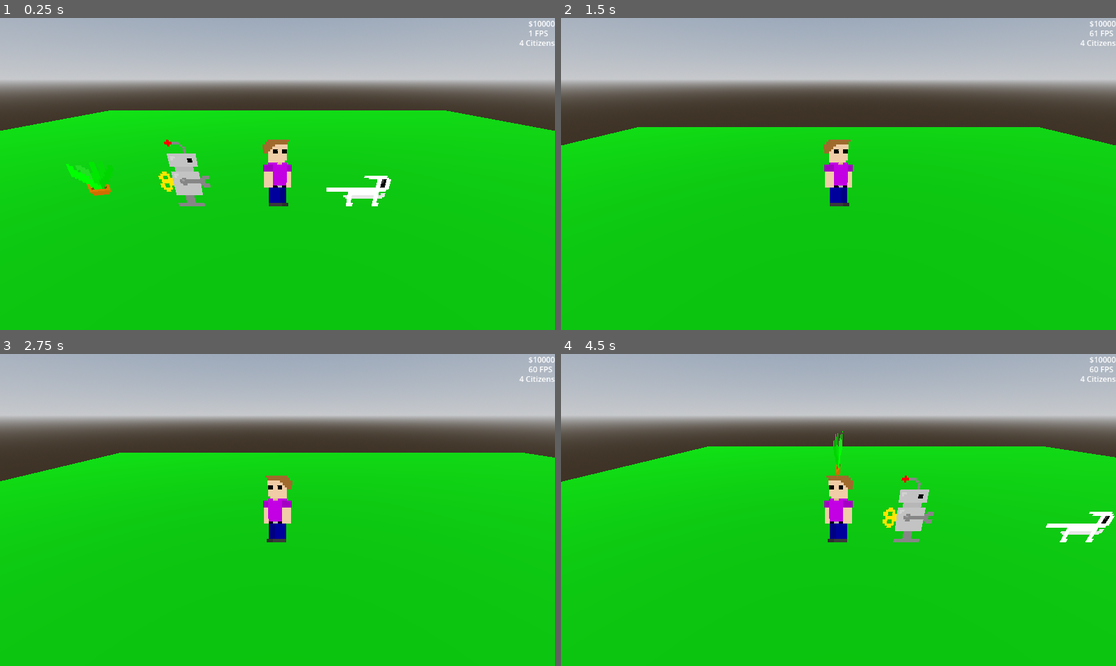
Above: before the commit, frames 1-4 (two rows, left to right).
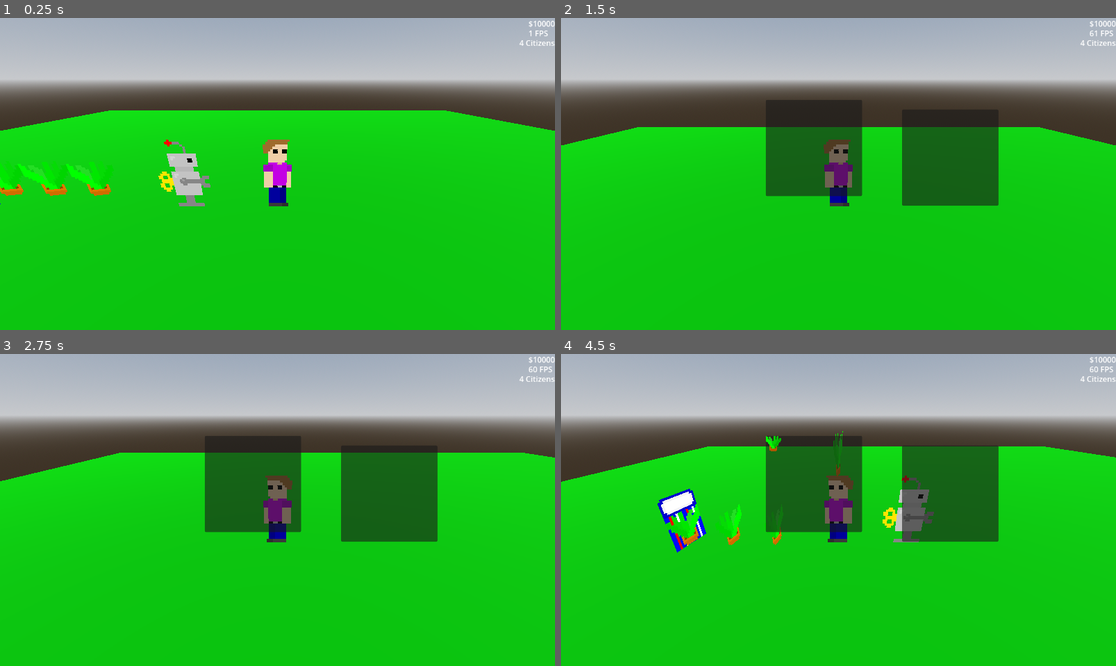
Above: after the commit, the same moments.

Repository: Jcodefox/ProjectCommonGround
Game: Godot game, scene res://scenes/world_3d.tscn
Same seed, same stepped clock (60 frames per second), same inputs: the game is played once before the commit and once after it.
Inputs (mouse positions are in pixels of both pictures, inside the frame that each line leads up to):
- Up to frame 1 (0.25 s): no input
- Up to frame 2 (1.5 s): move the mouse to (810, 236) at 0.52 s; hold W (up) 0.53-1.25 s; tap E (interact) at 0.6 s; click (810, 236) at 0.67 s; tap Space (jump) at 0.77 s; tap Q (drop, bound only after the commit) at 0.8 s; drag from (1005, 220) to (810, 236) at 1.27 s
- Up to frame 3 (2.75 s): tap Enter at 2 s; move the mouse to (111, 463) at 2.02 s; hold A (left) from 2.03 s (still down); right-click (111, 463) at 2.1 s; click (111, 463) at 2.17 s; tap Q (drop, bound only after the commit) at 2.3 s
- Up to frame 4 (4.5 s): release A (left) at 2.75 s; drag from (866, 510) to (672, 463) at 2.77 s; tap Space (jump) at 3.5, 3.77 s; move the mouse to (755, 432) at 3.52 s; hold S (down) 3.53-4.25 s; tap Mouse wheel down (scroll_down) at 3.6 s; click (755, 432) at 3.67 s; tap Q (drop, bound only after the commit) at 3.8 s; drag from (960, 494) to (755, 432) at 4.27 s

The runs differ from the first frame. In frame 1, 0.8% of the frame differs, in the area x 0-71%, y 46-61%; in frame 2, 8.5%; in frame 3, 9.6%; in frame 4, 12%, in the area x 17-100%, y 26-64%.

Commit message:
Added inventory

Diff:
--- /dev/null
+++ b/prefabs/citizen.tscn
@@ -0,0 +1,38 @@
+[gd_scene load_steps=5 format=3 uid="uid://r0fv0hwrfavt"]
+
+[ext_resource type="Texture2D" uid="uid://b5pf1viibjqmx" path="res://sprites/citizens.png" id="1_hja11"]
+
+[sub_resource type="CapsuleShape3D" id="CapsuleShape3D_m0r6p"]
+radius = 0.3
+height = 1.6
+
+[sub_resource type="Gradient" id="Gradient_af7ti"]
+interpolation_mode = 1
+colors = PackedColorArray(0, 0, 0, 1, 0, 0, 0, 0)
+
+[sub_resource type="GradientTexture2D" id="GradientTexture2D_5585g"]
+gradient = SubResource("Gradient_af7ti")
+fill = 1
+fill_from = Vector2(0.5, 0.5)
+fill_to = Vector2(0.730769, 0.217949)
+
+[node name="Citizen" type="CharacterBody3D"]
+transform = Transform3D(1, 0, 0, 0, 1, 0, 0, 0, 1, -2, 0.8, 0)
+
+[node name="CollisionShape3D" type="CollisionShape3D" parent="."]
+shape = SubResource("CapsuleShape3D_m0r6p")
+
+[node name="Sprite3D" type="Sprite3D" parent="."]
+pixel_size = 0.05
+billboard = 2
+texture_filter = 0
+texture = ExtResource("1_hja11")
+region_enabled = true
+region_rect = Rect2(0, 32, 32, 32)
+
+[node name="Decal" type="Decal" parent="."]
+transform = Transform3D(1, 0, 0, 0, 1, 0, 0, 0, 1, 0, -1.78835, 0)
+size = Vector3(1, 2, 1)
+texture_albedo = SubResource("GradientTexture2D_5585g")
+upper_fade = 0.01
+cull_mask = 2
--- a/prefabs/player.tscn
+++ b/prefabs/player.tscn
@@ -1,7 +1,9 @@
-[gd_scene load_steps=7 format=3 uid="uid://dudyb8hofm2c2"]
+[gd_scene load_steps=9 format=3 uid="uid://dudyb8hofm2c2"]
 
 [ext_resource type="Script" path="res://scripts/player_3d.gd" id="1_e1gcc"]
+[ext_resource type="PackedScene" uid="uid://dtjjpohnjxhcc" path="res://prefabs/world_item.tscn" id="2_adt18"]
 [ext_resource type="Texture2D" uid="uid://b5pf1viibjqmx" path="res://sprites/citizens.png" id="2_qvo8u"]
+[ext_resource type="Script" path="res://scripts/inventory.gd" id="3_311vl"]
 
 [sub_resource type="CapsuleShape3D" id="CapsuleShape3D_m0r6p"]
 radius = 0.3
@@ -23,6 +25,7 @@
 [node name="Player" type="CharacterBody3D"]
 transform = Transform3D(1, 0, 0, 0, 1, 0, 0, 0, 1, 0, 0.801646, 0)
 script = ExtResource("1_e1gcc")
+world_item_prefab = ExtResource("2_adt18")
 
 [node name="CollisionShape3D" type="CollisionShape3D" parent="."]
 shape = SubResource("CapsuleShape3D_m0r6p")
@@ -52,3 +55,6 @@
 
 [node name="CollisionShape3D" type="CollisionShape3D" parent="ItemCollector"]
 shape = SubResource("BoxShape3D_kwuec")
+
+[node name="Inventory" type="Node" parent="."]
+script = ExtResource("3_311vl")
--- /dev/null
+++ b/prefabs/world_item.tscn
@@ -0,0 +1,44 @@
+[gd_scene load_steps=6 format=3 uid="uid://dtjjpohnjxhcc"]
+
+[ext_resource type="Script" path="res://scripts/floating.gd" id="1_dqigl"]
+[ext_resource type="Texture2D" uid="uid://oo2phbyljlvu" path="res://sprites/potted_plant.png" id="2_4od0v"]
+
+[sub_resource type="CapsuleShape3D" id="CapsuleShape3D_ippaq"]
+radius = 0.2
+height = 0.8
+
+[sub_resource type="Gradient" id="Gradient_af7ti"]
+interpolation_mode = 1
+colors = PackedColorArray(0, 0, 0, 1, 0, 0, 0, 0)
+
+[sub_resource type="GradientTexture2D" id="GradientTexture2D_5585g"]
+gradient = SubResource("Gradient_af7ti")
+fill = 1
+fill_from = Vector2(0.5, 0.5)
+fill_to = Vector2(0.730769, 0.217949)
+
+[node name="Item" type="Area3D" groups=["item"]]
+transform = Transform3D(1, 0, 0, 0, 1, 0, 0, 0, 1, -4, 0.4, 0)
+monitoring = false
+script = ExtResource("1_dqigl")
+metadata/item_type = "Plant"
+
+[node name="CollisionShape3D" type="CollisionShape3D" parent="."]
+transform = Transform3D(1, 0, 0, 0, 1, 0, 0, 0, 1, 0, 0.4, 0)
+shape = SubResource("CapsuleShape3D_ippaq")
+
+[node name="Sprite3D" type="Sprite3D" parent="."]
+transform = Transform3D(1, 0, 0, 0, 1, 0, 0, 0, 1, 0, 0.4, 0)
+pixel_size = 0.05
+texture_filter = 0
+texture = ExtResource("2_4od0v")
+
+[node name="Shadow" type="Decal" parent="."]
+transform = Transform3D(1, 0, 0, 0, 1, 0, 0, 0, 1, 0, -1.38835, 0)
+size = Vector3(1, 2, 1)
+texture_albedo = SubResource("GradientTexture2D_5585g")
+upper_fade = 0.01
+cull_mask = 2
+
+[node name="NoGrabCooldown" type="Timer" parent="."]
+one_shot = true
--- a/project.godot
+++ b/project.godot
@@ -18,6 +18,10 @@
 [autoload]
 
 GlobalData="*res://scripts/global_data.gd"
+
+[editor]
+
+movie_writer/movie_file="/home/fox/Videos/PCG_Recordings/recording.avi"
 
 [input]
 
@@ -81,6 +85,11 @@
 "events": [Object(InputEventMouseButton,"resource_local_to_scene":false,"resource_name":"","device":-1,"window_id":0,"a …(253 unchanged characters)…
 ]
 }
+drop={
+"deadzone": 0.5,
+"events": [Object(InputEventKey,"resource_local_to_scene":false,"resource_name":"","device":-1,"window_id":0,"alt_pressed":false,"shift_pressed":false,"ctrl_pressed":false,"meta_pressed":false,"pressed":false,"keycode":0,"physical_keycode":81,"key_label":0,"unicode":113,"echo":false,"script":null)
+]
+}
 
 [input_devices]
 
--- a/scenes/world_3d.tscn
+++ b/scenes/world_3d.tscn
@@ -1,10 +1,12 @@
 [gd_scene load_steps=15 format=3 uid="uid://dfnfokxxf00en"]
 
 [ext_resource type="PackedScene" uid="uid://dudyb8hofm2c2" path="res://prefabs/player.tscn" id="1_egv2e"]
-[ext_resource type="Texture2D" uid="uid://b5pf1viibjqmx" path="res://sprites/citizens.png" id="1_nyyci"]
-[ext_resource type="Texture2D" uid="uid://oo2phbyljlvu" path="res://sprites/potted_plant.png" id="3_3g480"]
+[ext_resource type="Script" path="res://scripts/inventory_ui.gd" id="1_tfvwa"]
+[ext_resource type="Script" path="res://scripts/inventory.gd" id="2_7o0hy"]
+[ext_resource type="PackedScene" uid="uid://r0fv0hwrfavt" path="res://prefabs/citizen.tscn" id="2_vitnh"]
 [ext_resource type="Script" path="res://scripts/floating.gd" id="3_ce36q"]
-[ext_resource type="Script" path="res://scripts/inventory.gd" id="5_lydaw"]
+[ext_resource type="PackedScene" uid="uid://dtjjpohnjxhcc" path="res://prefabs/world_item.tscn" id="3_o6r5j"]
+[ext_resource type="Texture2D" uid="uid://c3atiljwdgtjf" path="res://sprites/bed.png" id="6_thw7v"]
 
 [sub_resource type="ProceduralSkyMaterial" id="ProceduralSkyMaterial_p4etx"]
 sky_horizon_color = Color(0.64625, 0.65575, 0.67075, 1)
@@ -24,7 +26,9 @@
 albedo_color = Color(0, 0.384314, 0, 1)
 metallic_specular = 0.25
 
-[sub_resource type="SphereShape3D" id="SphereShape3D_3hi80"]
+[sub_resource type="CapsuleShape3D" id="CapsuleShape3D_ippaq"]
+radius = 0.2
+height = 0.8
 
 [sub_resource type="Gradient" id="Gradient_af7ti"]
 interpolation_mode = 1
@@ -36,32 +40,7 @@
 fill_from = Vector2(0.5, 0.5)
 fill_to = Vector2(0.730769, 0.217949)
 
-[sub_resource type="CapsuleShape3D" id="CapsuleShape3D_m0r6p"]
-radius = 0.3
-height = 1.6
-
-[sub_resource type="CapsuleShape3D" id="CapsuleShape3D_ippaq"]
-radius = 0.2
-height = 0.8
-
 [node name="Node3D" type="Node3D"]
-
-[node name="WorldEnvironment" type="WorldEnvironment" parent="."]
-environment = SubResource("Environment_6hmly")
-
-[node name="DirectionalLight3D" type="DirectionalLight3D" parent="."]
-transform = Transform3D(0.837902, -0.472695, 0.272909, 1.47563e-08, 0.499998, 0.866027, -0.545821, -0.725645, 0.418949, 0, 0, 0)
-shadow_enabled = true
-shadow_opacity = 0.9
-
-[node name="CSGBox3D" type="CSGBox3D" parent="."]
-transform = Transform3D(1, 0, 0, 0, 1, 0, 0, 0, 1, 0, -0.5, 0)
-layers = 3
-use_collision = true
-collision_layer = 3
-collision_mask = 3
-size = Vector3(32, 1, 32)
-material = SubResource("StandardMaterial3D_lxt0f")
 
 [node name="CanvasLayer" type="CanvasLayer" parent="."]
 
@@ -149,76 +128,91 @@
 visible = false
 layout_mode = 2
 
+[node name="InventoryUI" type="CanvasLayer" parent="."]
+visible = false
+
+[node name="PanelContainer" type="PanelContainer" parent="InventoryUI"]
+custom_minimum_size = Vector2(200, 200)
+offset_left = 425.0
+offset_top = 170.0
+offset_right = 425.0
+offset_bottom = 170.0
+
+[node name="InventoryUI" type="GridContainer" parent="InventoryUI/PanelContainer"]
+layout_mode = 2
+columns = 8
+script = ExtResource("1_tfvwa")
+
+[node name="PanelContainer2" type="PanelContainer" parent="InventoryUI"]
+custom_minimum_size = Vector2(200, 200)
+offset_left = 708.0
+offset_top = 190.0
+offset_right = 908.0
+offset_bottom = 390.0
+
+[node name="InventoryUI" type="GridContainer" parent="InventoryUI/PanelContainer2"]
+layout_mode = 2
+columns = 8
+script = ExtResource("1_tfvwa")
+
+[node name="Inventory" type="Node" parent="InventoryUI" node_paths=PackedStringArray("attached_ui")]
+script = ExtResource("2_7o0hy")
+attached_ui = NodePath("../PanelContainer2/InventoryUI")
+
+[node name="WorldEnvironment" type="WorldEnvironment" parent="."]
+environment = SubResource("Environment_6hmly")
+
+[node name="DirectionalLight3D" type="DirectionalLight3D" parent="."]
+transform = Transform3D(0.837902, -0.472695, 0.272909, 1.47563e-08, 0.499998, 0.866027, -0.545821, -0.725645, 0.418949, 0, 0, 0)
+shadow_enabled = true
+shadow_opacity = 0.9
+
+[node name="CSGBox3D" type="CSGBox3D" parent="."]
+transform = Transform3D(1, 0, 0, 0, 1, 0, 0, 0, 1, 0, -0.5, 0)
+layers = 3
+use_collision = true
+collision_layer = 3
+collision_mask = 3
+size = Vector3(32, 1, 32)
+material = SubResource("StandardMaterial3D_lxt0f")
+
 [node name="Player" parent="." instance=ExtResource("1_egv2e")]
 
-[node name="CharacterBody3D2" type="CharacterBody3D" parent="."]
-transform = Transform3D(1, 0, 0, 0, 1, 0, 0, 0, 1, 2, 0.8, 0)
-
-[node name="CollisionShape3D" type="CollisionShape3D" parent="CharacterBody3D2"]
-transform = Transform3D(1, 0, 0, 0, 1, 0, 0, 0, 1, 0, -0.3, 0)
-shape = SubResource("SphereShape3D_3hi80")
-
-[node name="Sprite3D" type="Sprite3D" parent="CharacterBody3D2"]
-transform = Transform3D(1, 0, 0, 0, 1, 0, 0, 0, 1, -0.2, 0, 0)
-pixel_size = 0.05
-billboard = 2
-texture_filter = 0
-texture = ExtResource("1_nyyci")
-region_enabled = true
-region_rect = Rect2(32, 32, 32, 32)
-
-[node name="Decal" type="Decal" parent="CharacterBody3D2"]
-transform = Transform3D(1, 0, 0, 0, 1, 0, 0, 0, 1, 0, -1.78835, 0)
-size = Vector3(1, 2, 1)
-texture_albedo = SubResource("GradientTexture2D_5585g")
-upper_fade = 0.01
-cull_mask = 2
-
-[node name="CharacterBody3D3" type="CharacterBody3D" parent="."]
-transform = Transform3D(1, 0, 0, 0, 1, 0, 0, 0, 1, -2, 0.8, 0)
-
-[node name="CollisionShape3D" type="CollisionShape3D" parent="CharacterBody3D3"]
-shape = SubResource("CapsuleShape3D_m0r6p")
-
-[node name="Sprite3D" type="Sprite3D" parent="CharacterBody3D3"]
-pixel_size = 0.05
-billboard = 2
-texture_filter = 0
-texture = ExtResource("1_nyyci")
-region_enabled = true
-region_rect = Rect2(0, 32, 32, 32)
-
-[node name="Decal" type="Decal" parent="CharacterBody3D3"]
-transform = Transform3D(1, 0, 0, 0, 1, 0, 0, 0, 1, 0, -1.78835, 0)
-size = Vector3(1, 2, 1)
-texture_albedo = SubResource("GradientTexture2D_5585g")
-upper_fade = 0.01
-cull_mask = 2
-
-[node name="Plant" type="Area3D" parent="." groups=["item"]]
-transform = Transform3D(1, 0, 0, 0, 1, 0, 0, 0, 1, -4, 0.4, 0)
+[node name="Citizen" parent="." instance=ExtResource("2_vitnh")]
+
+[node name="Plant" parent="." instance=ExtResource("3_o6r5j")]
+
+[node name="Plant2" parent="." instance=ExtResource("3_o6r5j")]
+transform = Transform3D(1, 0, 0, 0, 1, 0, 0, 0, 1, -5, 0.4, 0)
+
+[node name="Plant3" parent="." instance=ExtResource("3_o6r5j")]
+transform = Transform3D(1, 0, 0, 0, 1, 0, 0, 0, 1, -6, 0.4, 0)
+
+[node name="Plant4" parent="." instance=ExtResource("3_o6r5j")]
+transform = Transform3D(1, 0, 0, 0, 1, 0, 0, 0, 1, -7, 0.4, 0)
+
+[node name="Plant5" type="Area3D" parent="." groups=["item"]]
+transform = Transform3D(1, 0, 0, 0, 1, 0, 0, 0, 1, -7, 0.4, 0)
 monitoring = false
 script = ExtResource("3_ce36q")
-
-[node name="CollisionShape3D" type="CollisionShape3D" parent="Plant"]
+metadata/item_type = "Plant"
+
+[node name="CollisionShape3D" type="CollisionShape3D" parent="Plant5"]
 transform = Transform3D(1, 0, 0, 0, 1, 0, 0, 0, 1, 0, 0.4, 0)
 shape = SubResource("CapsuleShape3D_ippaq")
 
-[node name="Sprite3D" type="Sprite3D" parent="Plant"]
+[node name="Sprite3D" type="Sprite3D" parent="Plant5"]
 transform = Transform3D(1, 0, 0, 0, 1, 0, 0, 0, 1, 0, 0.4, 0)
 pixel_size = 0.05
 texture_filter = 0
-texture = ExtResource("3_3g480")
-
-[node name="Shadow" type="Decal" parent="Plant"]
+texture = ExtResource("6_thw7v")
+
+[node name="Shadow" type="Decal" parent="Plant5"]
 transform = Transform3D(1, 0, 0, 0, 1, 0, 0, 0, 1, 0, -1.38835, 0)
 size = Vector3(1, 2, 1)
 texture_albedo = SubResource("GradientTexture2D_5585g")
 upper_fade = 0.01
 cull_mask = 2
 
-[node name="NoGrabCooldown" type="Timer" parent="Plant"]
+[node name="NoGrabCooldown" type="Timer" parent="Plant5"]
 one_shot = true
-
-[node name="Inventory" type="Node" parent="."]
-script = ExtResource("5_lydaw")
--- /dev/null
+++ b/scripts/gui_item.gd
@@ -0,0 +1,23 @@
+extends TextureRect
+
+class_name GUIItem
+
+var parent_inventory: Inventory = null
+var item_data: Inventory.Item = Inventory.Item.new("Item")
+var index: int = -1
+
+func _ready():
+	texture_filter = CanvasItem.TEXTURE_FILTER_NEAREST
+	custom_minimum_size = Vector2(32, 32)
+
+func _get_drag_data(at_position):
+	if item_data:
+		set_drag_preview(duplicate(0))
+		visible = false
+		Input.mouse_mode = Input.MOUSE_MODE_HIDDEN
+	return self
+
+func _notification(what: int):
+	if what == NOTIFICATION_DRAG_END:
+		Input.mouse_mode = Input.MOUSE_MODE_VISIBLE
+		visible = true
--- a/scripts/inventory.gd
+++ b/scripts/inventory.gd
@@ -2,4 +2,64 @@
 
 class_name Inventory
 
-var items: Array = []
+signal updated_items
+
+class Item:
+	var name: String = ""
+	var icon: Texture = null
+	func _init(new_item_name: String, new_item_icon: Texture = null):
+		name = new_item_name
+		icon = new_item_icon
+	func _to_string():
+		return name
+
+var items: Array[Item] = []
+@export var attached_ui: InventoryUI = null
+
+func _ready():
+	if attached_ui:
+		attach_ui(attached_ui)
+
+func add_item(new_item: Item):
+	items.push_back(new_item)
+	emit_signal("updated_items")
+	update_ui()
+
+func remove_at(index: int):
+	items.remove_at(index)
+	emit_signal("updated_items")
+	update_ui()
+
+func clear():
+	items.clear()
+	emit_signal("inventory_updated")
+	update_ui()
+
+func get_item_names() -> Array[String]:
+	var result: Array[String] = []
+	for item in items:
+		result.push_back(str(item))
+	return result
+
+func attach_ui(inventory_ui: InventoryUI):
+	attached_ui = inventory_ui
+	attached_ui.item_dropped_on.connect(add_item)
+	update_ui()
+
+func dettach_ui():
+	if attached_ui:
+		attached_ui.item_dropped_on.disconnect(add_item)
+	attached_ui = null
+
+func update_ui():
+	if not attached_ui:
+		return
+	for child in attached_ui.get_children():
+		child.queue_free()
+	for item_index in range(items.size()):
+		var new_item: GUIItem = GUIItem.new()
+		new_item.item_data = items[item_index]
+		new_item.index = item_index
+		new_item.texture = items[item_index].icon
+		new_item.parent_inventory = self
+		attached_ui.add_child(new_item)
--- /dev/null
+++ b/scripts/inventory_ui.gd
@@ -0,0 +1,14 @@
+extends GridContainer
+
+class_name InventoryUI
+
+signal item_dropped_on(item: Inventory.Item)
+
+func _can_drop_data(position, data):
+	return is_instance_valid(data) and data is GUIItem
+
+func _drop_data(position, data):
+	if data.get_parent() != self:
+		if data.index >= 0 and data.parent_inventory != null:
+			data.parent_inventory.remove_at(data.index)
+		emit_signal("item_dropped_on", data.item_data)
--- a/scripts/player_3d.gd
+++ b/scripts/player_3d.gd
@@ -3,10 +3,15 @@
 const SPEED = 5.0
 const JUMP_VELOCITY = 4.5
 
+@export var world_item_prefab: PackedScene
+
 # Get the gravity from the project settings to be synced with RigidBody nodes.
 var gravity = ProjectSettings.get_setting("physics/3d/default_gravity")
 
 var held_items: Array[Node3D] = []
+
+func _ready():
+	$Inventory.updated_items.connect(inventory_updated)
 
 func _physics_process(delta):
 	# Add the gravity.
@@ -34,20 +39,55 @@
 
 	move_and_slide()
 
-	for i in range(held_items.size()):
-		held_items[i].position = position + Vector3(0, 1.2 + 0.8 * i, 0)
-	if Input.is_action_just_pressed("interact"):
+	if Input.is_action_just_pressed("drop"):
 		if held_items.size() > 0:
 			$FloorLocator.force_raycast_update()
 			var dropped_item: Node3D = held_items.pop_back()
 			if $FloorLocator.is_colliding():
 				dropped_item.position = $FloorLocator.get_collision_point() + Vector3(0.0, 0.4, 0.0)
 			dropped_item.get_node("NoGrabCooldown").start(1)
+			refresh_inventory()
+
+	if Input.is_action_just_pressed("interact"):
+		var inventory_ui: CanvasLayer = get_node("../InventoryUI")
+		inventory_ui.visible = not inventory_ui.visible
+		refresh_inventory()
+		if inventory_ui.visible:
+			$Inventory.attach_ui(inventory_ui.get_node("PanelContainer/InventoryUI"))
+		else:
+			$Inventory.dettach_ui()
+
+	for i in range(held_items.size()):
+		held_items[i].position = position + Vector3(0, 1.2 + 0.8 * i, 0)
+
 	for area in $ItemCollector.get_overlapping_areas():
-		collect(area)
+		handle_area(area)
 
-func collect(area: Area3D):
+func handle_area(area: Area3D):
 	if area.is_in_group("item") and not area in held_items:
 		if not area.get_node("NoGrabCooldown").is_stopped():
 			return
 		held_items.push_back(area)
+		refresh_inventory()
+
+func refresh_inventory():
+	var new_items: Array[Inventory.Item] = []
+	for item in held_items:
+		new_items.push_back(Inventory.Item.new(item.get_meta("item_type", "Item"), item.get_node("Sprite3D").texture))
+	$Inventory.items = new_items
+	$Inventory.update_ui()
+
+func inventory_updated():
+	for item in held_items:
+		item.queue_free()
+	held_items.clear()
+	for item in $Inventory.items:
+		var new_world_item: Node3D = world_item_prefab.instantiate()
+		new_world_item.set_meta("item_type", item.name)
+		new_world_item.get_node("Sprite3D").texture = item.icon
+		get_parent().add_child(new_world_item)
+		held_items.push_back(new_world_item)
+
+func _notification(what: int):
+	if what == NOTIFICATION_DRAG_END:
+		Input.mouse_mode = Input.MOUSE_MODE_VISIBLE
